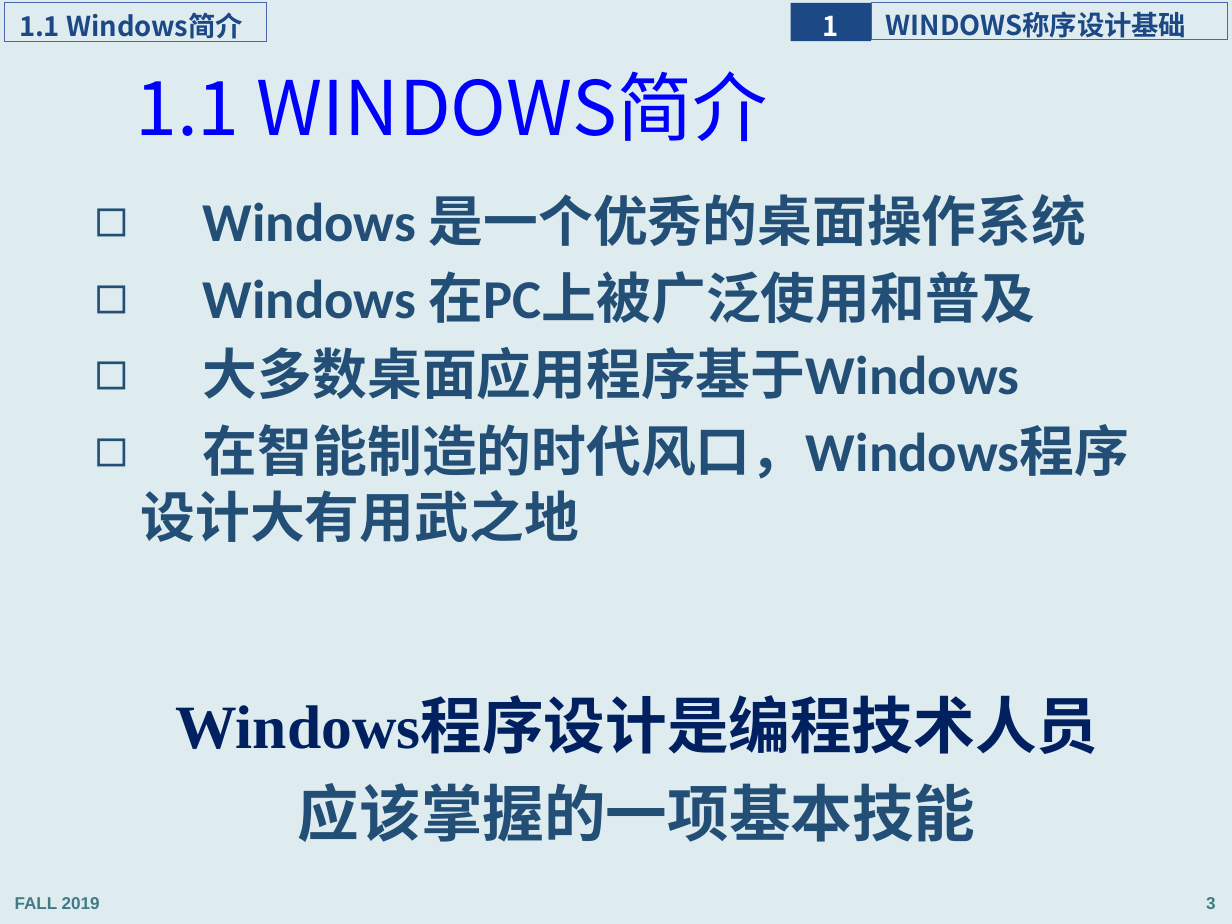
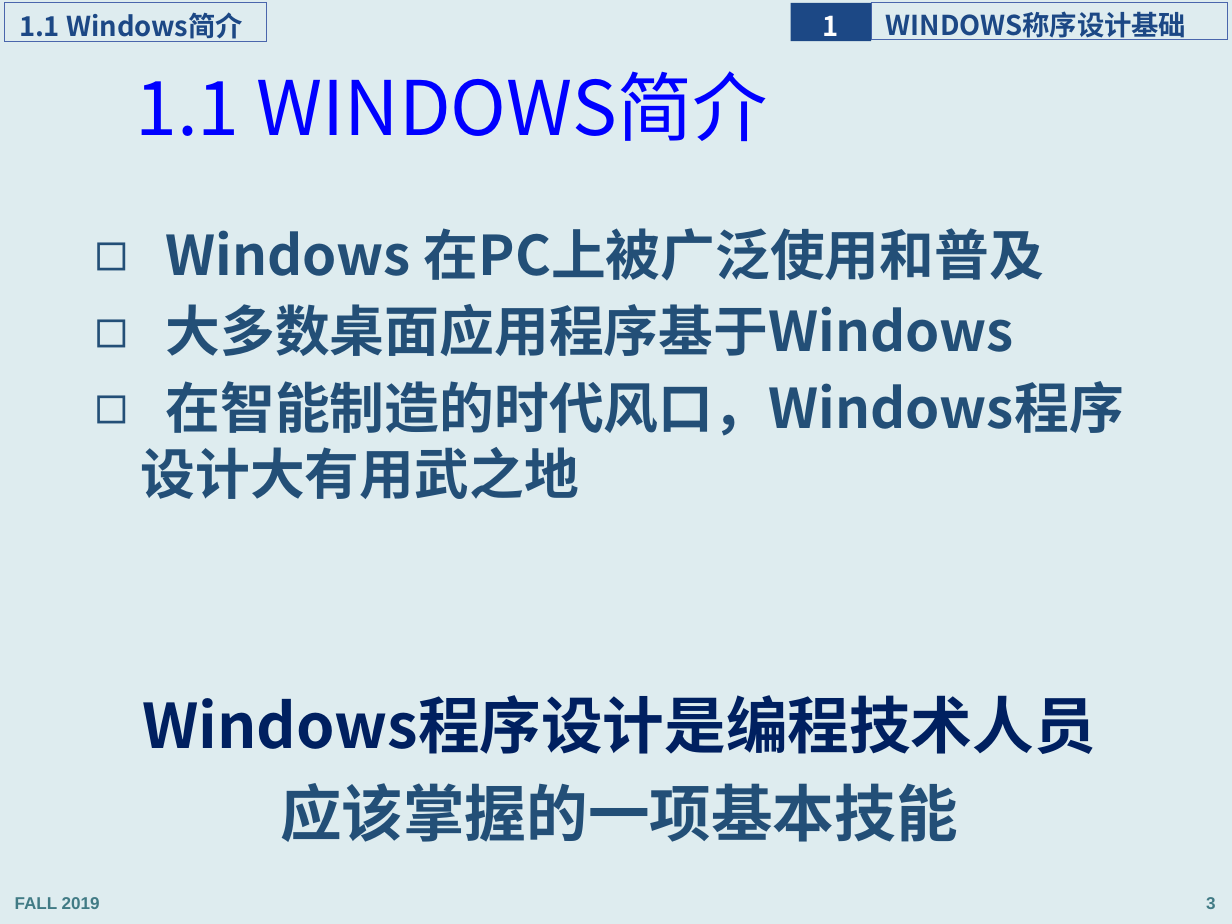
Before and after one commit to jichenghu/ppt_programmingWindows, a slide deck: slide 3 of programmingWindows_1.pptx. Drawn at 1232x924 pixels with LibreOffice and Linux fonts; fonts in the diff are those of the drawing. Boxes give left, top, right and bottom in pixels: in the first picture for what was removed or moved away, otherwise in the second. Text is boxed around its words. In the diff, an @@ line names an element or a change of style, - is before the commit and + after.

```diff
--- a/programmingWindows_1.pptx
+++ b/programmingWindows_1.pptx
@@ text at bbox=[203, 194, 1086, 246]: paragraph removed @@
-◻ Windows 是一个优秀的桌面操作系统
@@ text "Windows 在PC上被广泛使用和普及": place and size @@
-text "Windows 在PC上被广泛使用和普及" at bbox=[141, 194, 1129, 542]
+text "Windows 在PC上被广泛使用和普及" at bbox=[141, 228, 1124, 499]
@@ text "Windows 在PC上被广泛使用和普及" at bbox=[141, 228, 1124, 499]: font Calibri to Noto Sans CJK SC @@
@@ text "Windows程序设计是编程技术人员应该掌握的一项基本技能": place and size @@
-text "Windows程序设计是编程技术人员应该掌握的一项基本技能" at bbox=[156, 665, 1116, 857]
+text "Windows程序设计是编程技术人员应该掌握的一项基本技能" at bbox=[121, 665, 1116, 857]
@@ text "Windows程序设计是编程技术人员应该掌握的一项基本技能" at bbox=[121, 665, 1116, 857]: font Times New Roman to Noto Sans CJK SC @@
```
Also in this commit, not shown: 8 other slides changed, 3 slides added, 4 other files.
